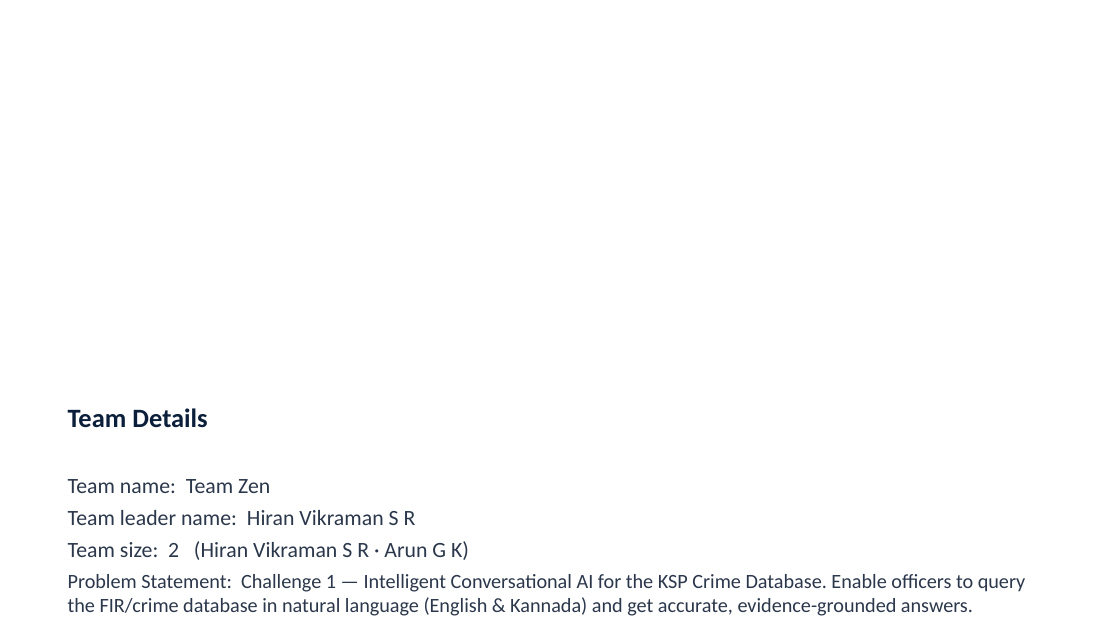
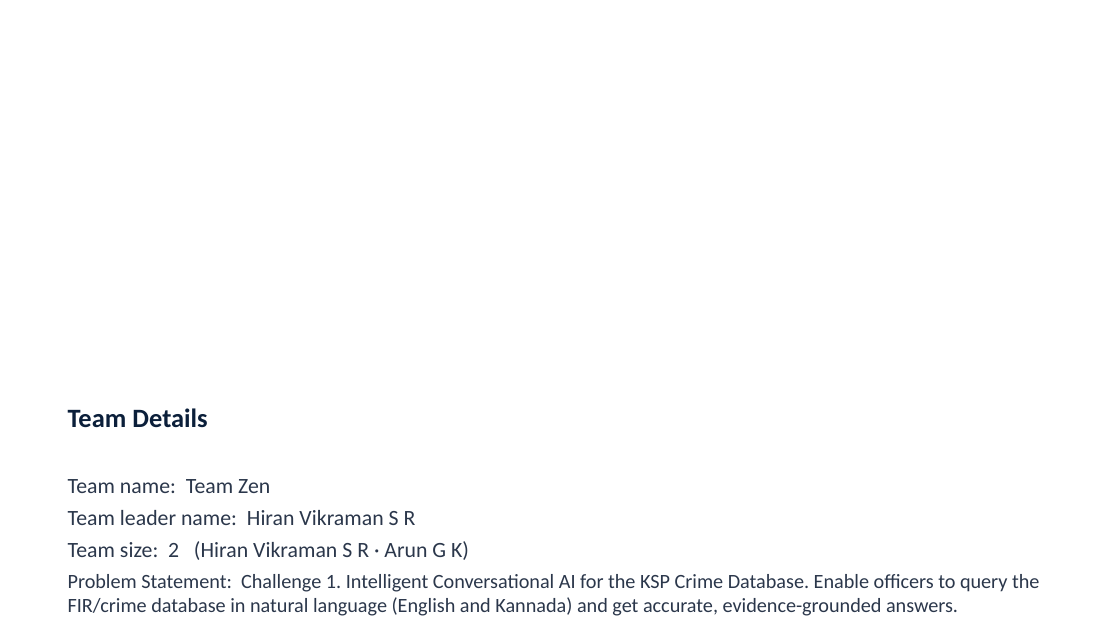
Before and after one commit to arungeekay/anveshak, a slide deck: slide 1 of ANVESHAK_KSP_Datathon_2026_Submission.pptx. Drawn at 1120x630 pixels with LibreOffice and Linux fonts; fonts in the diff are those of the drawing; background and template pictures are left out. Boxes give left, top, right and bottom in pixels: in the first picture for what was removed or moved away, otherwise in the second. Text is boxed around its words. In the diff, an @@ line names an element or a change of style, - is before the commit and + after.

```diff
--- a/ANVESHAK_KSP_Datathon_2026_Submission.pptx
+++ b/ANVESHAK_KSP_Datathon_2026_Submission.pptx
@@ text at (68,574,1039,616): text changed @@
-Problem Statement: Challenge 1 — Intelligent Conversational AI for the KSP Crime Database. Enable officers to query the FIR/crime database in natural language (English & Kannada) and get accurate, evidence-grounded answers.
+Problem Statement: Challenge 1. Intelligent Conversational AI for the KSP Crime Database. Enable officers to query the FIR/crime database in natural language (English and Kannada) and get accurate, evidence-grounded answers.
```
Also in this commit, not shown: 13 other slides changed, 11 other files.
